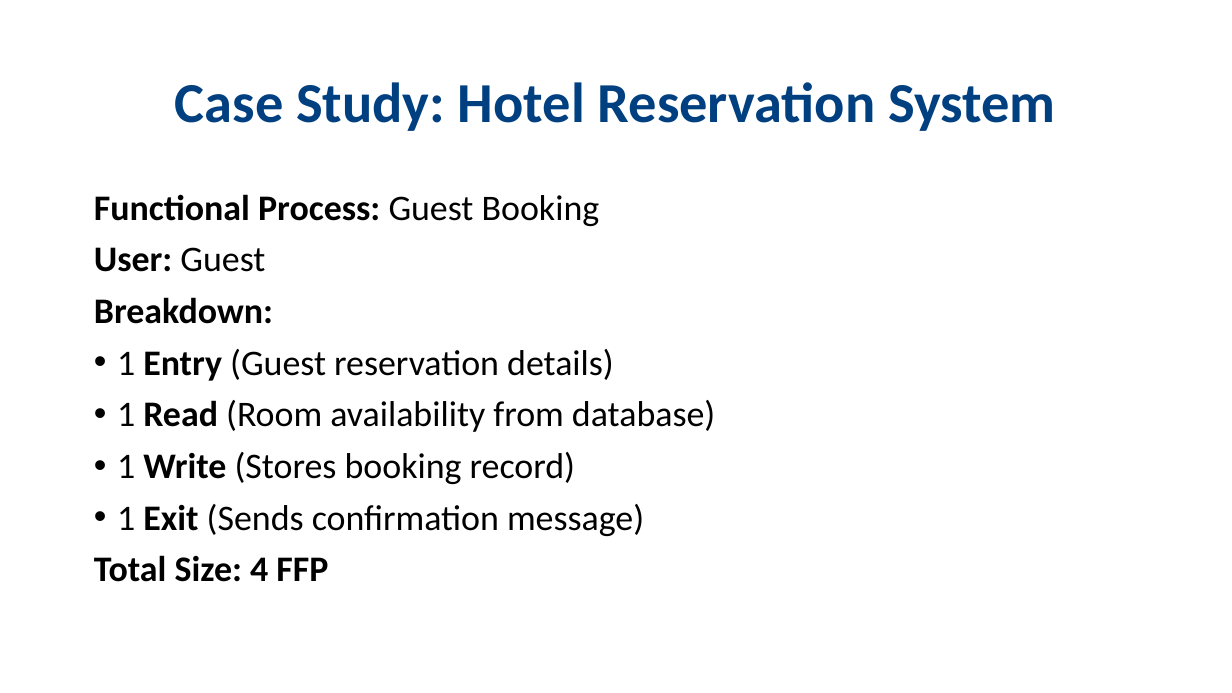
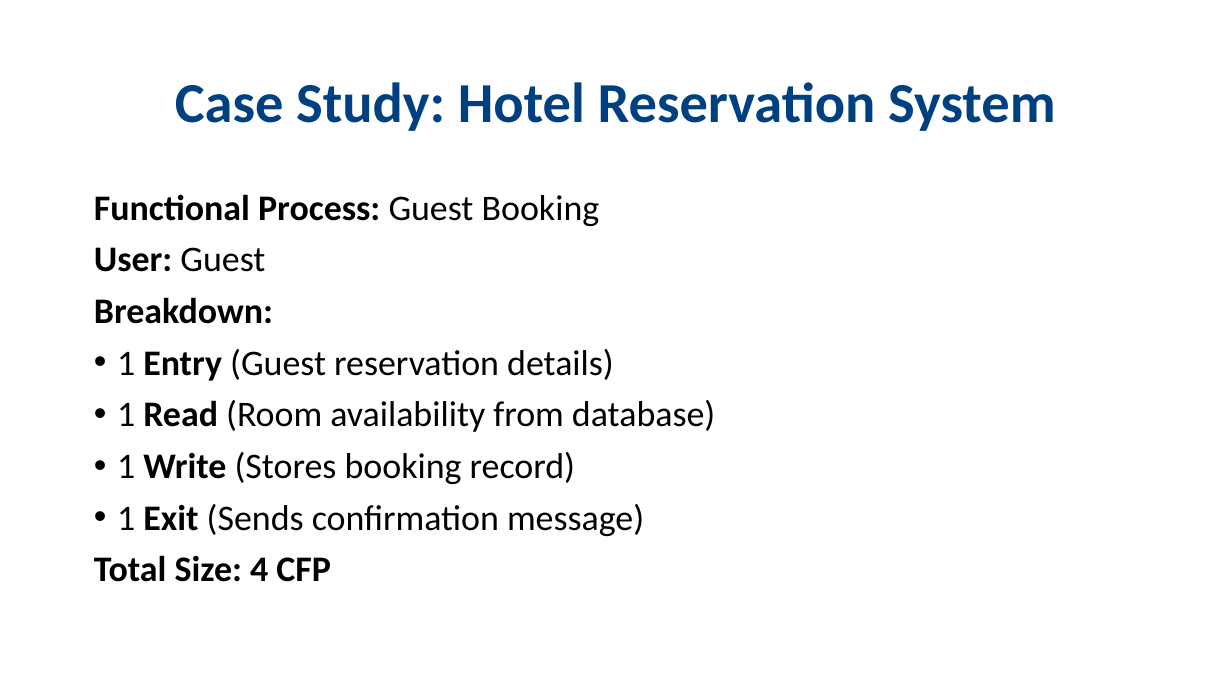
Before and after one commit to AlqamahAnsari/Presentation, a slide deck: slide 6 of COSMIC Full Function Points (FFP).pptx. Drawn at 1232x693 pixels with LibreOffice and Linux fonts; fonts in the diff are those of the drawing. Boxes give left, top, right and bottom in pixels: in the first picture for what was removed or moved away, otherwise in the second. Text is boxed around its words. In the diff, an @@ line names an element or a change of style, - is before the commit and + after.

```diff
--- a/COSMIC Full Function Points (FFP).pptx
+++ b/COSMIC Full Function Points (FFP).pptx
@@ text at [94,555,331,582]: text changed @@
-Total Size: 4 FFP
+Total Size: 4 CFP
```
